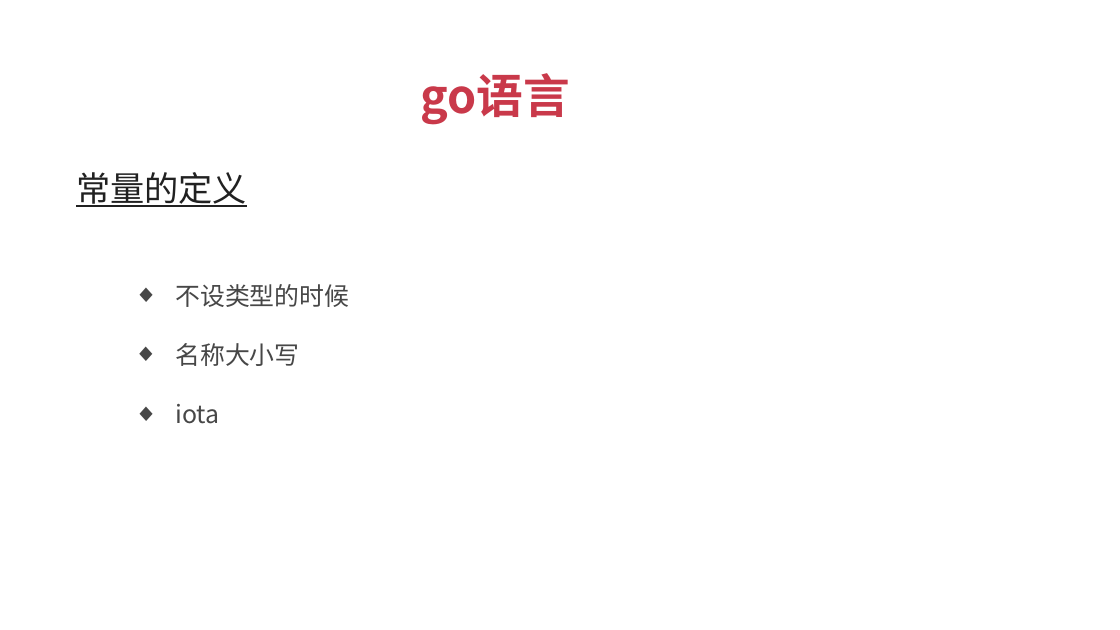
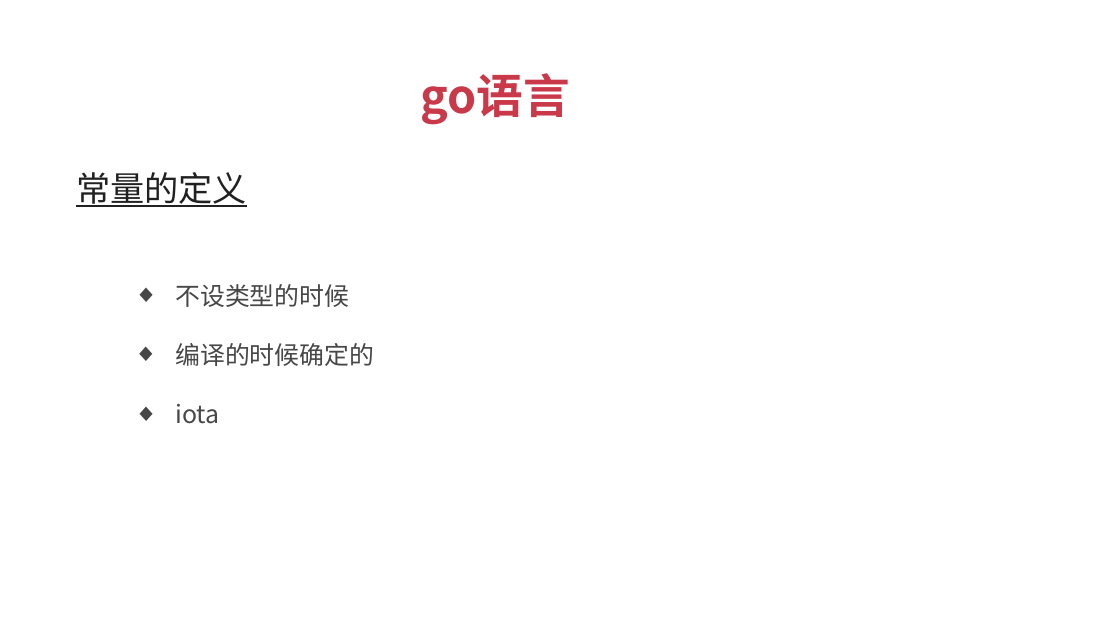
Before and after one commit to xuqiang76/golang, a slide deck: slide 20 of tuling/go语言_傻大猫.pptx (slide 19 before the commit). Drawn at 1120x630 pixels with LibreOffice and Linux fonts; fonts in the diff are those of the drawing. Boxes give left, top, right and bottom in pixels: in the first picture for what was removed or moved away, otherwise in the second. Text is boxed around its words. In the diff, an @@ line names an element or a change of style, - is before the commit and + after.

```diff
--- a/tuling/go语言_傻大猫.pptx
+++ b/tuling/go语言_傻大猫.pptx
@@ text at [175, 343, 373, 366]: text changed @@
-  ◆ 名称大小写
+  ◆ 编译的时候确定的
```
Also in this commit, not shown: 1 other slide changed, 1 slide added, 3 other files.
